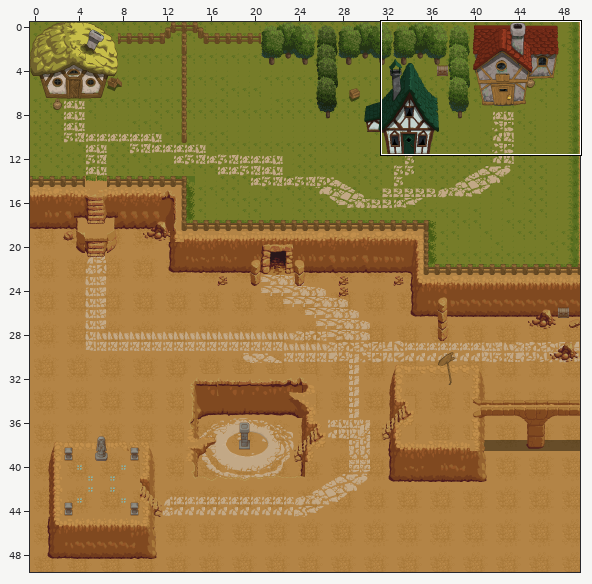
Level history. Tiled map: Resources/Maps/DeathDesert/DeathDesert.tmx. Above: a wide view before the commit, with the close-up outlined.
Close-up. Before the edit:
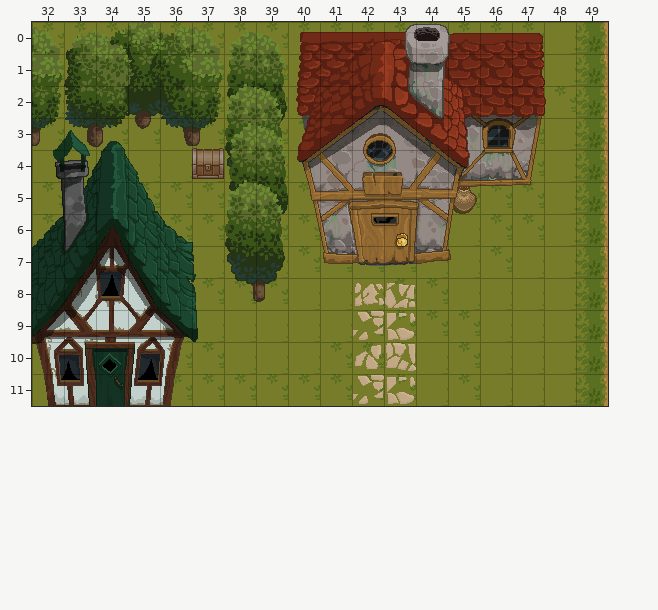
Cells are 32x32 px. Shown: x 32..49, y 0..11. The commit also changed other parts of the map, which this record leaves out.
And afterwards:
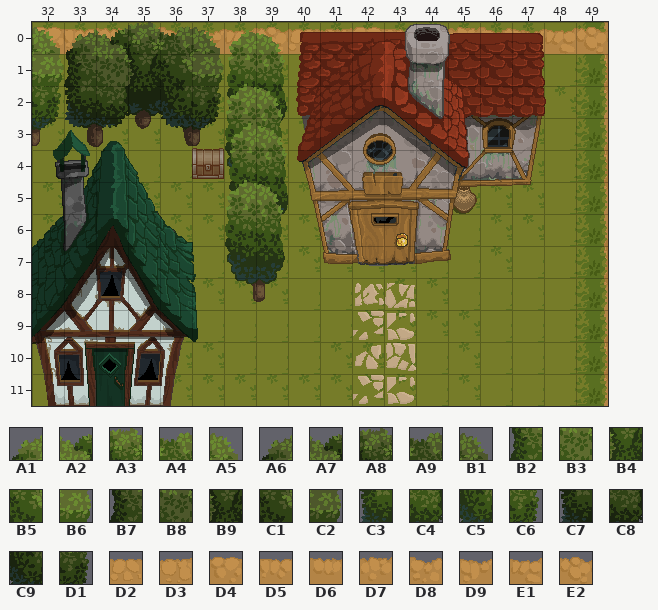
Key: from "DesertItem": A1 108, A2 109, A3 110, A4 111, A5 112, A6 118, A7 119, A8 120, A9 121, B1 122, B2 170, B3 171, B4 172, B5 173, B6 174, B7 180, B8 181, B9 182, C1 183, C2 184, C3 232, C4 233, C5 235, C6 236, C7 242, C8 243, C9 245, D1 246, D2 948, D3 949, D4 950, D5 951, D6 952, D7 953, D8 954, D9 955, E1 956, E2 957.
__ is an empty cell.
Change:
Layer "Struct":
y 0: x 32..43 __ __ __ __ __ __ __ __ __ __ __ __ -> D4 D5 D6 D7 D8 D9 E1 E2 D2 D3 D4 D5; x 45..49 __ __ __ __ __ -> D7 D8 D9 E1 E2
Layer "StructBridge":
y 0: x 33..37 A1 A2 A3 A4 A5 -> A6 A7 A8 A9 B1
y 1: x 33..37 B2 B3 B4 B5 B6 -> B7 B8 B9 C1 C2
y 2: x 33..34 C3 C4 -> C7 C8; x 36..37 C5 C6 -> C9 D1
Boxes around the changes in both close-ups, in picture pixels (x1, y1, x2, y2):
changed: (37, 22, 404, 118)
added: (448, 27, 608, 54)
